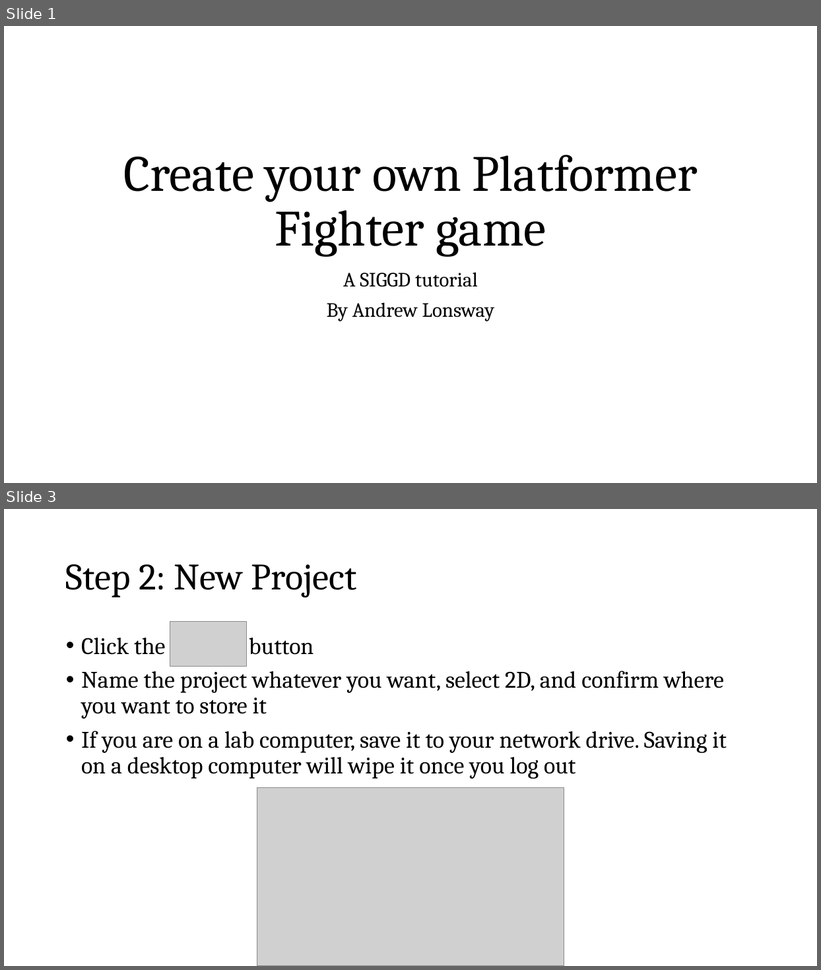
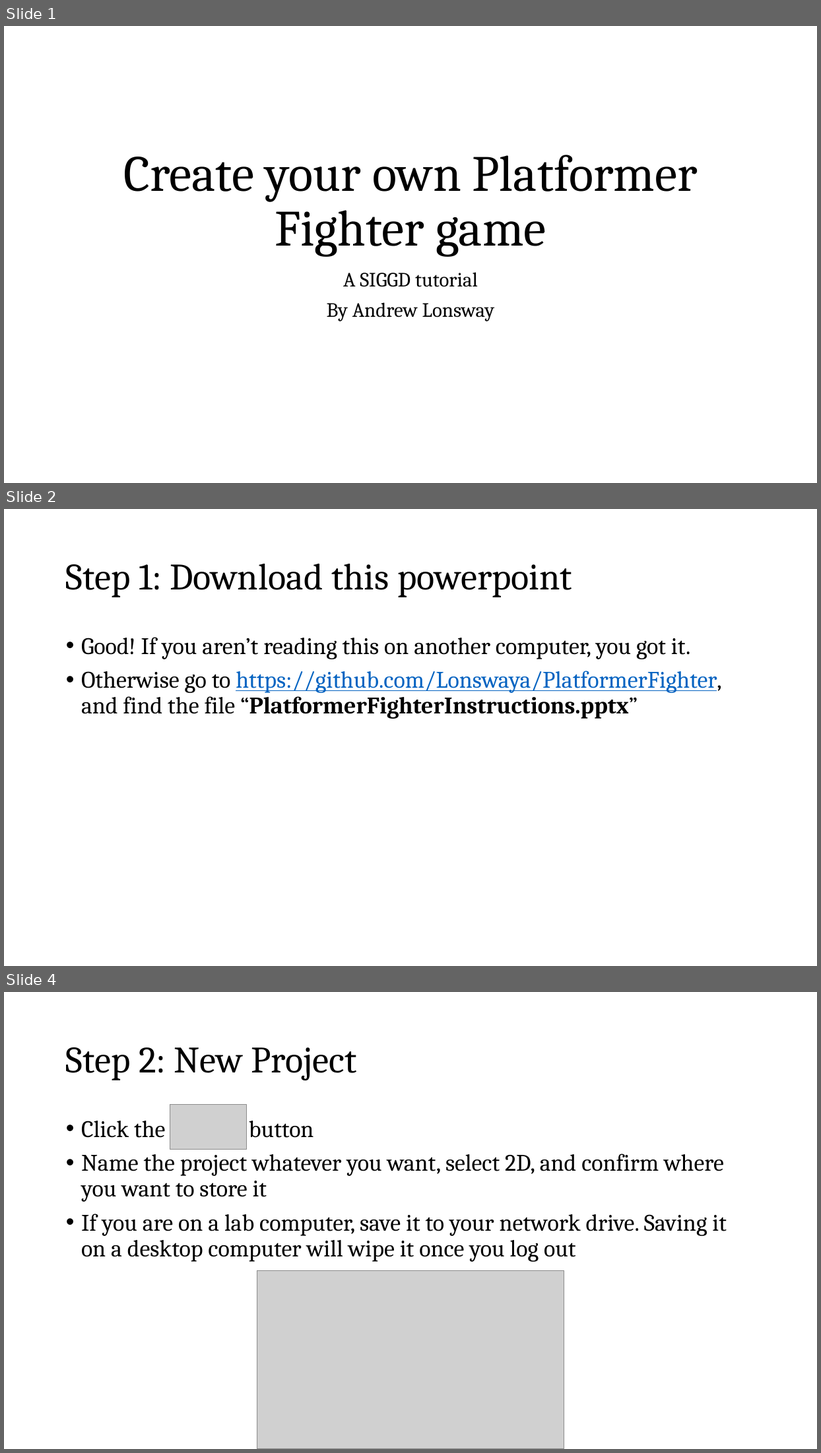
Before and after one commit to Lonswaya/PlatformerFighter, a slide deck: PlatformerFighterInstructions.pptx. Shown one above the other, each under a label of ours: slides 1 and 3 before the commit, slides 1, 2 and 4 after it; the slides between them are not shown. The pictures are 821x970 and 821x1453 pixels, drawn with LibreOffice and Linux fonts; fonts in the diff are those of the drawing; grey boxes stand for pictures. Boxes give left, top, right and bottom in pixels: in the first picture for what was removed or moved away, otherwise in the second. Text is boxed around its words. In the diff, an @@ line names an element or a change of style, - is before the commit and + after.

```diff
--- a/PlatformerFighterInstructions.pptx
+++ b/PlatformerFighterInstructions.pptx
@@ slide 2 added at (4, 509, 817, 966), background #FFFFFF @@
@@ title added at (66, 563, 572, 597), 44 pt, text #000000 @@
+Step 1: Download this powerpoint
@@ text added at (81, 637, 721, 719), 28 pt, text #000000 @@
+• Good! If you aren’t reading this on another computer, you got it.
+• Otherwise go to https://github.com/Lonswaya/PlatformerFighter, and find the file “PlatformerFighterInstructions.pptx”
@@ what was slide 3 is now slide 4 @@
```
Also in this commit, not shown: 2 slides changed.
